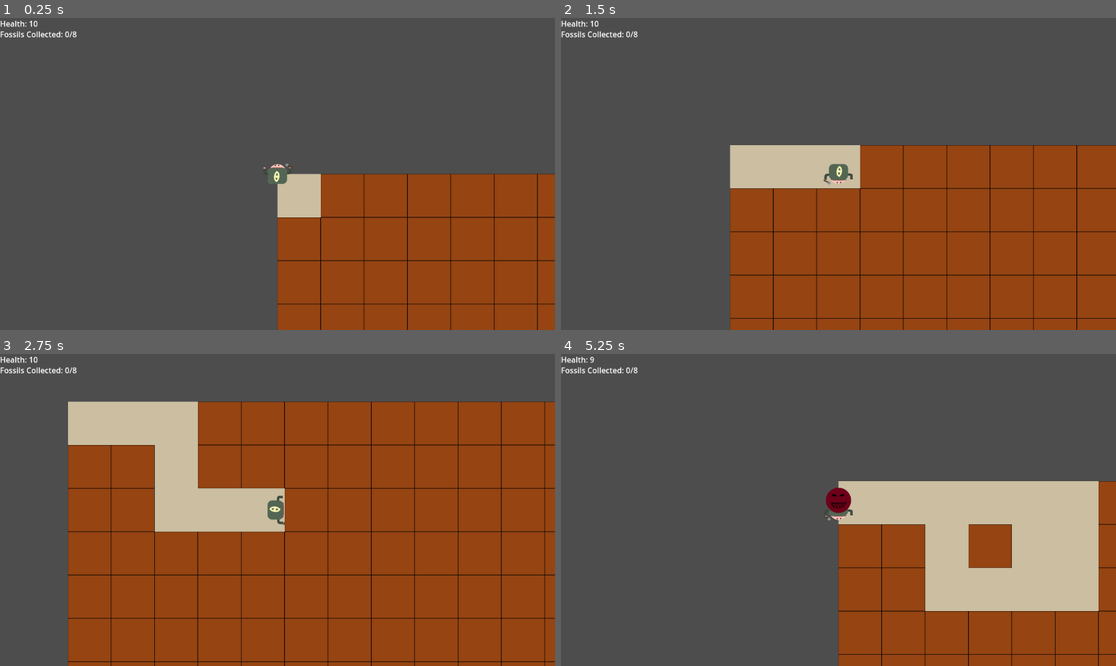
Above: before the commit, frames 1-4 (two rows, left to right).
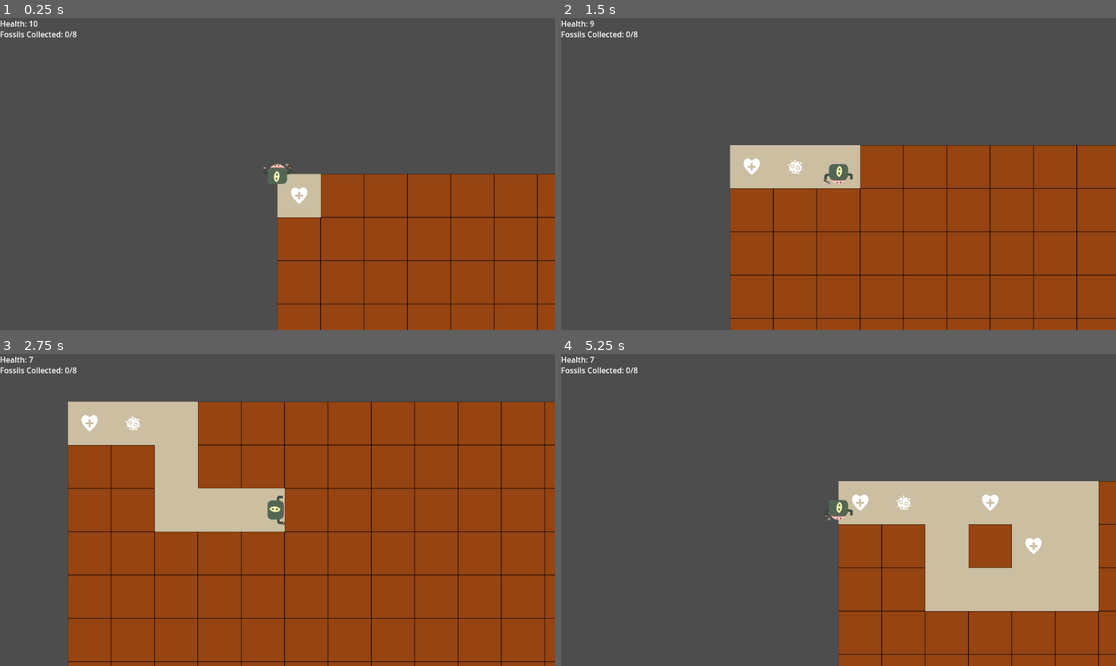
Above: after the commit, the same moments.

Repository: DonYall/Beneath-The-Earth
Game: Godot game, scene res://Scenes/Main.tscn
The game is run twice, just before and just after one commit, with the same random seed, the same clock (stepped at 60 frames per second) and the same inputs.
Inputs:
- Up to frame 1 (0.25 s): no input
- Up to frame 2 (1.5 s): tap Enter at 0.5 s; hold Right (move_right) 0.53-1.28 s; hold Down (move_down) from 1.28 s (still down)
- Up to frame 3 (2.75 s): release Down (move_down) at 2.03 s; hold Right (move_right) from 2.03 s (still down)
- Up to frame 4 (5.25 s): release Right (move_right) at 2.78 s; hold Up (move_up) 2.78-3.53 s; hold Left (move_left) 3.53-5.03 s; hold Down (move_down) from 5.03 s (still down)

The runs differ from the first frame. In frame 1, less than 0.1% of the frame differs, in the area x 52-56%, y 54-60%; in frame 2, 0.2%; in frame 3, 0.2%; in frame 4, 0.7%, in the area x 5-87%, y 0-65%.

Commit message:
Item generation

Diff:
--- a/GridMap.gd
+++ b/GridMap.gd
@@ -4,21 +4,33 @@
 # The actual cells are instantiated at runtime.
 @export var n_rows = 20
 @export var n_cols = 20
-@export var grid_cell_offset = 50
+@export var fossil_cell_offset = 50
+@export var item_cell_offset = 75
 @export var item_drops = {} # dictionary that has the item and its chance of dropping
 
+var total_chance = 0 # total chance of all the item drops
+
 var grid_cells = []
+var filled_cells = [] # cells that are already filled with fossils
 
 var grid_cell_scene = preload("res://Scenes/Grid/grid_cell.tscn")
 var fossil_scene = preload("res://Scenes/Items/Fossil.tscn")
 
+var player_instance
+
 # Create and place all grid cells
 func _ready():
+	# calculate total_chance
+	for item in item_drops:
+		total_chance += item_drops[item]
+
 	for i in range(n_rows):
 		for j in range(n_cols):
 			_create_and_place_grid_cell(i,j)
 
 	_place_fossils()
+
+	_place_items()
 
 # Helper function. Creates and places a single grid cell
 func _create_and_place_grid_cell(row, col):
@@ -58,13 +70,52 @@
 		var spawn_position = grid_cells[fossil_indices[i]].position
 		var fossil_instance = fossil_scene.instantiate()
 
-		fossil_instance.position = Vector2(spawn_position.x + grid_cell_offset, spawn_position.y + grid_cell_offset)
+		fossil_instance.position = Vector2(spawn_position.x + fossil_cell_offset, spawn_position.y + fossil_cell_offset)
 
 		# change fossil texture
 		fossil_instance.change_texture(i)
 
 		add_child(fossil_instance)
 
+		filled_cells.append(grid_cells[fossil_indices[i]])
+
+# places items that are not fossils
+func _place_items():
+	var rng = RandomNumberGenerator.new()
+
+	# loop through grid cells
+	for i in range(0, len(grid_cells)):
+		# only fill cell if cell does not have fossil already
+		if !(grid_cells[i] in filled_cells):
+			# generate random number
+			var rand_num = rng.randi_range(0, total_chance - 1)
+
+			# get item
+			var item = _get_item(rand_num)
+
+			# instantiate the item and place it in the proper position
+			var spawn_position = grid_cells[i].position
+			var item_instance = item.instantiate()
+
+
+
+			item_instance.position = Vector2(spawn_position.x + item_cell_offset, spawn_position.y + item_cell_offset)
+
+			add_child(item_instance)
+
+
+# get the item for the corresponding chance
+func _get_item(num):
+	var counter = 0
+	for item in item_drops:
+		# add chance of item to the counter
+		counter += item_drops[item]
+
+		# if num is less or equal to counter, then return that item
+		if num <= counter:
+			return item
+
+
 # Called every frame. 'delta' is the elapsed time since the previous frame.
 func _process(delta):
 	pass
--- a/Scenes/Enemy.gd
+++ b/Scenes/Enemy.gd
@@ -7,6 +7,7 @@
 # Called when the node enters the scene tree for the first time.
 func _ready():
 	screen_size = get_viewport_rect().size
+	set_player(get_tree().get_root().get_node("Main/Player"))
 
 func set_player(player):
 	player_instance = player
@@ -17,7 +18,7 @@
 		var velocity = Vector2.ZERO
 		if player_instance.position.y == position.y:
 			return
-		var active = position.distance_to(player_instance.position) <= screen_size.x / 4
+		var active = position.distance_to(player_instance.position) <= screen_size.x
 		if not active:
 			$AnimatedSprite2D.play("passive")
 			return
@@ -31,4 +32,3 @@
 		if velocity.length() > 0:
 			velocity = velocity.normalized() * speed
 		move_and_collide(velocity * delta)
-		position = position.clamp(Vector2.ZERO, screen_size)
--- a/Scenes/Grid/grid_map.tscn
+++ b/Scenes/Grid/grid_map.tscn
@@ -1,14 +1,17 @@
-[gd_scene load_steps=5 format=3 uid="uid://d4athl0xv0yu5"]
+[gd_scene load_steps=6 format=3 uid="uid://d4athl0xv0yu5"]
 
 [ext_resource type="Script" path="res://GridMap.gd" id="1_a87gu"]
 [ext_resource type="PackedScene" uid="uid://c5udklepcm7pr" path="res://Scenes/Items/Heart.tscn" id="2_cna6o"]
 [ext_resource type="PackedScene" uid="uid://dnuv7mqw80h82" path="res://Scenes/Items/Spike.tscn" id="3_2fu18"]
 [ext_resource type="PackedScene" uid="uid://0dkrbow1aum" path="res://Scenes/Items/EnemySpawner.tscn" id="4_k4u32"]
+[ext_resource type="PackedScene" uid="uid://ha8ninm5fg3s" path="res://Scenes/Items/Item.tscn" id="5_mqcm1"]
 
 [node name="GridMap" type="Node2D"]
 script = ExtResource("1_a87gu")
+item_cell_offset = 60
 item_drops = {
 ExtResource("2_cna6o"): 20.0,
 ExtResource("3_2fu18"): 20.0,
-ExtResource("4_k4u32"): 10
+ExtResource("4_k4u32"): 10,
+ExtResource("5_mqcm1"): 25.0
 }
--- a/Scenes/Items/EnemySpawner.tscn
+++ b/Scenes/Items/EnemySpawner.tscn
@@ -19,6 +19,6 @@
 
 [node name="SpawnTimer" type="Timer" parent="."]
 wait_time = 5.0
-autostart = true
 
+[connection signal="area_entered" from="." to="." method="_on_area_entered"]
 [connection signal="timeout" from="SpawnTimer" to="." method="_on_spawn_timer_timeout"]
--- a/Scenes/Items/Item.tscn
+++ b/Scenes/Items/Item.tscn
@@ -1,7 +1,6 @@
-[gd_scene load_steps=4 format=3 uid="uid://ha8ninm5fg3s"]
+[gd_scene load_steps=3 format=3 uid="uid://ha8ninm5fg3s"]
 
 [ext_resource type="Script" path="res://Scripts/Items/Item.gd" id="1_a3ppb"]
-[ext_resource type="Texture2D" uid="uid://d3l85uialmlus" path="res://Assets/Textures/Items/placeholder.png" id="2_wac4y"]
 
 [sub_resource type="CircleShape2D" id="CircleShape2D_1dexw"]
 radius = 28.0179
@@ -12,8 +11,7 @@
 script = ExtResource("1_a3ppb")
 
 [node name="Sprite2D" type="Sprite2D" parent="."]
-scale = Vector2(0.1, 0.1)
-texture = ExtResource("2_wac4y")
+scale = Vector2(0.15, 0.15)
 
 [node name="CollisionShape2D" type="CollisionShape2D" parent="."]
 shape = SubResource("CircleShape2D_1dexw")
--- a/Scripts/Items/EnemySpawner.gd
+++ b/Scripts/Items/EnemySpawner.gd
@@ -18,7 +18,7 @@
 func _on_spawn_timer_timeout():
 	# create instance of enemy scene
 	var enemy = enemy_scene.instantiate()
-	enemy.set_player(player_instance)
+	#enemy.set_player(player_instance)
 	enemy.add_to_group("enemies", true)
 
 	# position to spawn enemy
@@ -33,3 +33,6 @@
 
 func set_player(player):
 	player_instance = player
+
+func _on_area_entered(area: Area2D):
+	$SpawnTimer.start()
--- a/Scripts/Main.gd
+++ b/Scripts/Main.gd
@@ -23,15 +23,17 @@
 
 # initial setup
 func initialize():
+	player_scene = preload("res://Scenes/Player.tscn")
+	player_instance = player_scene.instantiate()
+	add_to_group("player")
+	add_child(player_instance)
 	grid_scene = preload("res://Scenes/Grid/grid_map.tscn")
 	grid_instance = grid_scene.instantiate()
+	grid_instance.player_instance = player_instance
 	add_child(grid_instance)
-	player_scene = preload("res://Scenes/Player.tscn")
-	player_instance = player_scene.instantiate()
-	add_child(player_instance)
 	enemy_spawner_scene = preload("res://Scenes/Items/EnemySpawner.tscn")
 	enemy_spawner_instance = enemy_spawner_scene.instantiate()
-	enemy_spawner_instance.set_player(player_instance)
+	#enemy_spawner_instance.set_player(player_instance)
 	add_child(enemy_spawner_instance)
 	hud_scene = preload("res://Scenes/HUD.tscn")
 	hud_instance = hud_scene.instantiate()
